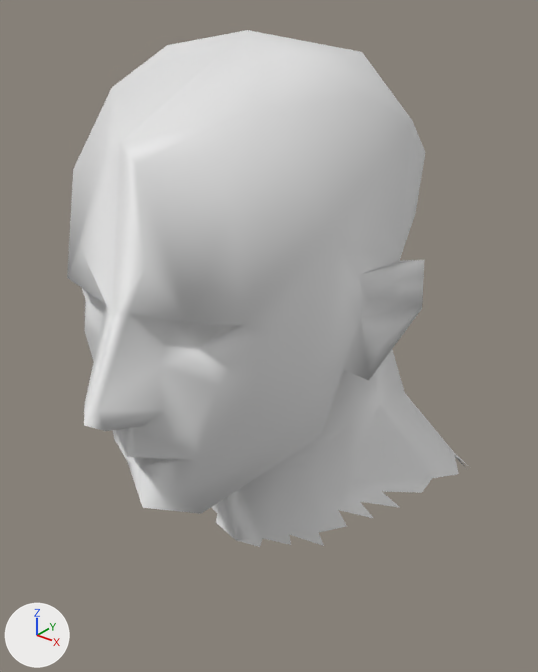
One commit to the glTF model assets/characters/wardrobe/heads/weathered.glb: the scene before it, then after it.
Both versions are drawn from a 50 mm camera at (0.243, -0.287, 1.836) aimed at (0.005, 0.011, 1.651). Lighting does not change. The marker at lower left points along +X, +Y and +Z. The first picture is the older version. Vertices at exactly the same position are counted once.

The first picture shows 'Head_weathered'.
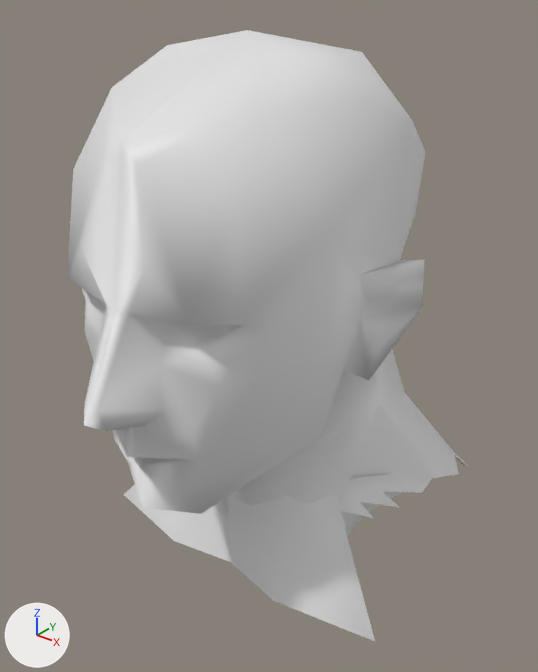
What differs and where, as boxes (x1, y1, x2, y2) in the pictures (538 x 672 px):
```json
{"object": "Head_weathered", "change": "reshaped", "before": [67, 30, 468, 547], "after": [67, 30, 468, 641], "on screen": "18% taller"}
{"part": 1, "of": "me_sphere_005_retopology_002", "change": "added", "after": [124, 472, 402, 641]}
```

Scene script edits in JSON lines:
```json
{"op": "add", "block": "mat_wr_strips", "code": ["mat_wr_strips = principled_material('WR_strips')", "mat_wr_strips.base_color = (0.8, 0.8, 0.8)  # white #e7e7e7"]}
{"block": "me_sphere_005_retopology_002", "where": "# used by ob_head_weathered; location = (0.0, 0.0, 0.0)"}
{"op": "remove", "block": "me_sphere_005_retopology_002", "code": "me_sphere_005_retopology_002.from_pydata(...)  # 197 vertices, 341 faces; spans x -0.098..0.098, y -0.116..0.131, z 1.518..1.813"}
{"op": "add", "block": "me_sphere_005_retopology_002", "code": "me_sphere_005_retopology_002.from_pydata(...)  # 221 vertices, 365 faces; spans x -0.103..0.103, y -0.116..0.14, z 1.505..1.813"}
{"block": "me_sphere_005_retopology_002", "change": "me_sphere_005_retopology_002 part 1: a new loose piece of 24 vertices spanning x -0.103..0.103, y -0.03..0.14, z 1.505..1.572, in mat_wr_closed (white #e7e7e7)"}
{"op": "add", "block": "me_sphere_005_retopology_002", "code": "me_sphere_005_retopology_002.materials.append(mat_wr_strips)  # white #e7e7e7"}
```
